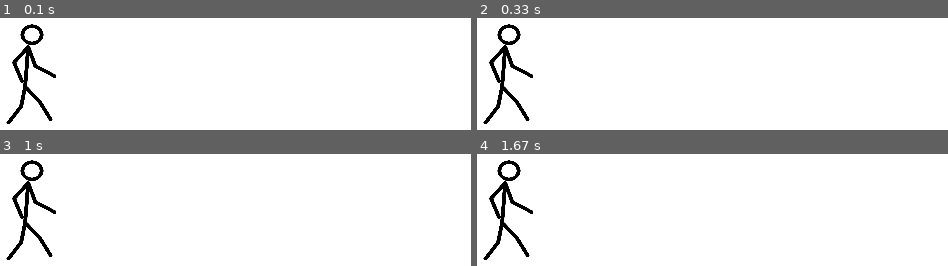
Above: before the commit, frames 1-4 (two rows, left to right).
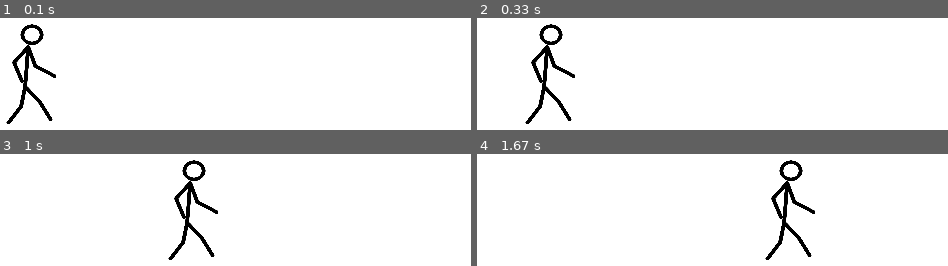
Above: after the commit, the same moments.

Repository: caiotravain/pygame
Game: pygame game, started from jogo.py
The game is run twice, just before and just after one commit, with the same random seed, the same clock (stepped at 60 frames per second) and the same inputs.
Inputs:
- Up to frame 1 (0.1 s): no input
- Up to frame 2 (0.33 s): no input
- Up to frame 3 (1 s): no input
- Up to frame 4 (1.67 s): no input

Frame 1 is identical in both runs. In frame 2, 3.8% of the frame differs, in the area x 1-21%, y 5-95%; in frame 3, 3.8%, in the area x 1-47%, y 5-95%; in frame 4, 3.8%.

Commit message:
Update bug

Diff:
--- a/jogo.py
+++ b/jogo.py
@@ -46,7 +46,7 @@
         if event.type == pygame.KEYUP:
             if event.key == pygame.K_c:
                 game=False
-        stick1.update()
+    stick1.update()
     # ----- Gera saídas
     window.fill((255, 255, 255))  # Preenche com a cor branca
     window.blit(stick1.image, stick1.rect)
